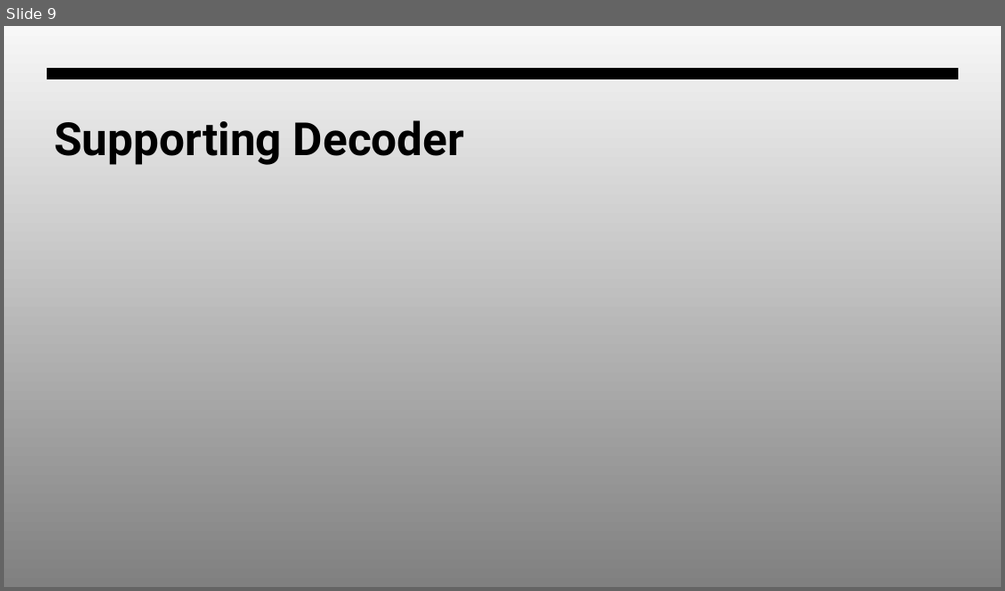
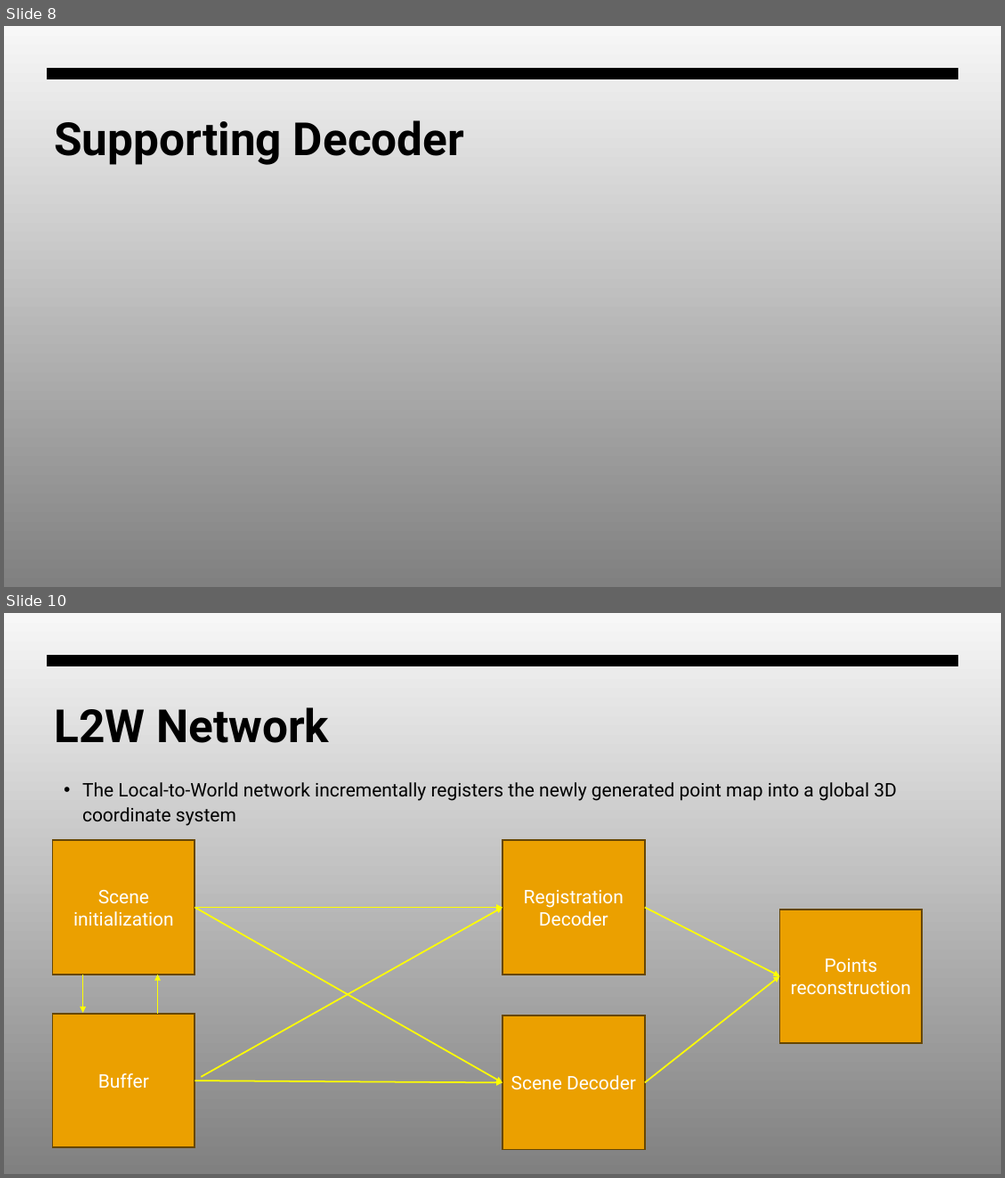
Before and after one commit to Warren-SJ/SLAM3R, a slide deck: SLAM3R.pptx. Shown one above the other, each under a label of ours: slide 9 before the commit, slides 8 and 10 after it; the slides between them are not shown. The pictures are 1005x591 and 1005x1178 pixels, drawn with LibreOffice and Linux fonts; fonts in the diff are those of the drawing; grey boxes stand for pictures. Boxes give left, top, right and bottom in pixels: in the first picture for what was removed or moved away, otherwise in the second. Text is boxed around its words. In the diff, an @@ line names an element or a change of style, - is before the commit and + after.

```diff
--- a/SLAM3R.pptx
+++ b/SLAM3R.pptx
@@ slide 10 added at (4,613,1001,1174), background gradient #F7F7F7 to #808080; not listed: 1 template element that a slide beside it also shows @@
@@ title added at (54,707,329,743), 44 pt, text #000000, bold @@
+L2W Network
@@ text added at (82,782,897,826), 18 pt, text #000000 @@
+• The Local-to-World network incrementally registers the newly generated point map into a global 3D coordinate system
@@ rectangle added at (53,840,194,974), fill #EBA000, outline #674600 1.5 pt, 18 pt, text #FFFFFF @@
+Scene initialization
@@ rectangle added at (502,840,645,974), fill #EBA000, outline #674600 1.5 pt, 18 pt, text #FFFFFF @@
+Registration Decoder
@@ arrow added from (194, 908) to (502, 908), #FFFF00 1.5 pt @@
@@ arrow added from (194, 908) to (502, 1083), #FFFF00 1.5 pt @@
@@ arrow added from (202, 1077) to (502, 908), #FFFF00 1.5 pt @@
@@ arrow added from (645, 908) to (779, 976), #FFFF00 1.5 pt @@
@@ rectangle added at (779,909,922,1043), fill #EBA000, outline #674600 1.5 pt, 18 pt, text #FFFFFF @@
+Points reconstruction
@@ arrow added from (83, 974) to (83, 1013), #FFFF00 1.5 pt @@
@@ arrow added from (157, 1013) to (157, 974), #FFFF00 1.5 pt @@
@@ arrow added from (645, 1083) to (779, 976), #FFFF00 1.5 pt @@
@@ rectangle added at (53,1013,194,1148), fill #EBA000, outline #674600 1.5 pt, 18 pt, text #FFFFFF @@
+Buffer
@@ rectangle added at (502,1015,645,1149), fill #EBA000, outline #674600 1.5 pt, 18 pt, text #FFFFFF @@
+Scene Decoder
@@ arrow added from (194, 1080) to (502, 1083), #FFFF00 1.5 pt @@
@@ what was slide 9 is now slide 8 @@
```
Also in this commit, not shown: 2 slides changed, 9 other slides added, 1 slide removed.
